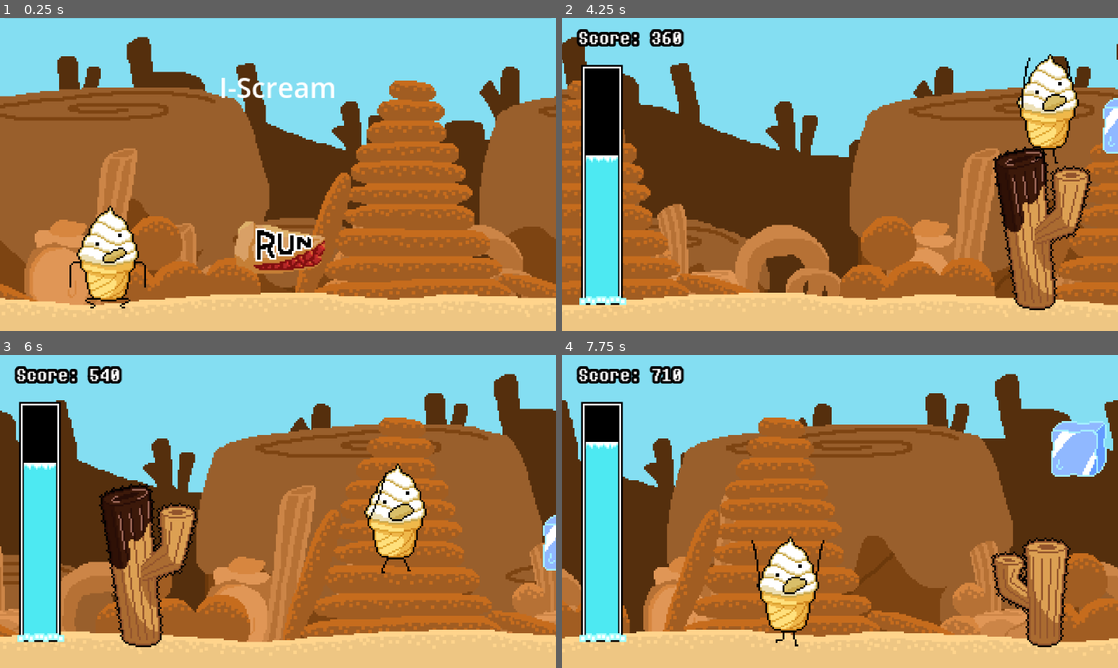
Above: before the commit, frames 1-4 (two rows, left to right).
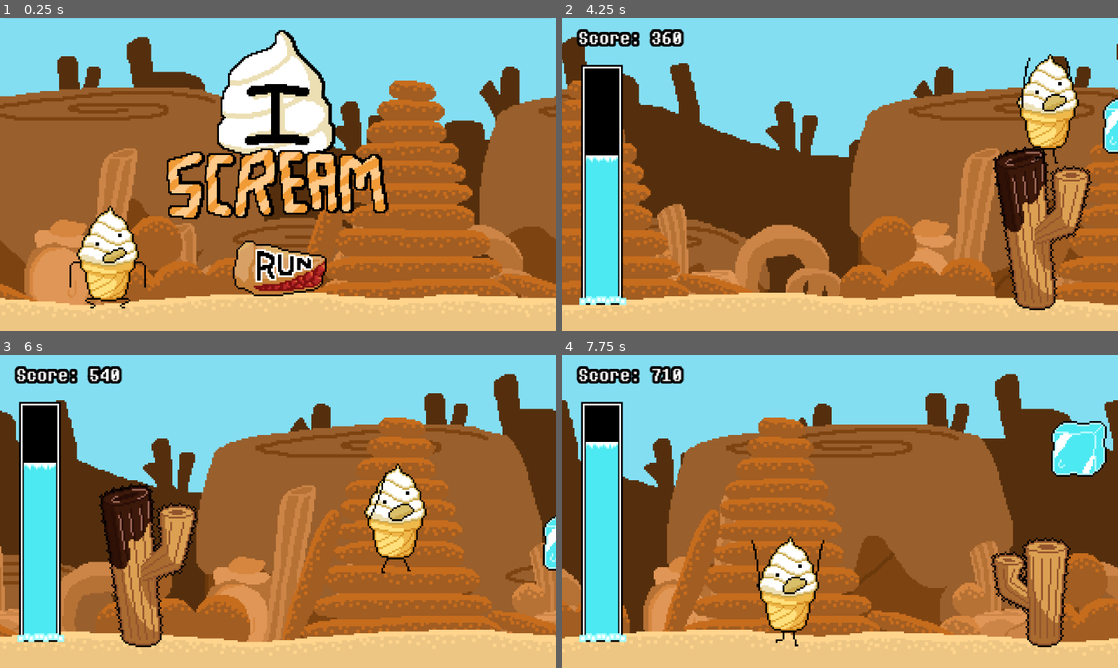
Above: after the commit, the same moments.

Repository: lyhottag13/i-scream
Game: Godot game, scene res://src/scenes/main_game.tscn
Two runs of this game, one before a commit and one after it. Both use one fixed random seed, a clock stepped at 60 frames per second and the inputs below.
Inputs (mouse positions are in pixels of both pictures, inside the frame that each line leads up to; where the layout moved, square brackets give the same spot in the first picture):
- Up to frame 1 (0.25 s): no input
- Up to frame 2 (4.25 s): click (840, 268) [840, 246] at 0.5 s; tap Enter at 1.25 s; move the mouse to (962, 158) at 1.27 s; hold D (move_right) 1.28-2.78 s; tap Space (jump) at 1.52, 2.27, 3.77 s; move the mouse to (728, 190) at 2.02 s; move the mouse to (895, 105) at 2.77 s; hold A (move_left) 2.78-3.53 s; move the mouse to (812, 237) at 3.52 s; hold D (move_right) from 3.53 s (still down)
- Up to frame 3 (6 s): move the mouse to (444, 558) at 4.27 s; tap Space (jump) at 4.52, 5.27 s; move the mouse to (111, 464) at 5.02 s; release D (move_right) at 5.03 s; hold A (move_left) 5.03-5.78 s; move the mouse to (305, 511) at 5.77 s; hold D (move_right) from 5.78 s (still down)
- Up to frame 4 (7.75 s): move the mouse to (756, 433) at 6.52 s; release D (move_right) at 6.53 s; hold A (move_left) from 6.53 s (still down); tap Space (jump) at 6.77, 7.52 s; move the mouse to (962, 495) at 7.27 s

The runs differ from the first frame. In frame 1, 15% of the frame differs, in the area x 29-70%, y 3-89%; in frame 2, 0.4%; in frame 3, 0.3%; in frame 4, 1.5%.

Commit message:
Updated sprites and added button tweens

Diff:
--- a/src/scenes/game_over.tscn
+++ b/src/scenes/game_over.tscn
@@ -58,8 +58,10 @@
 offset_bottom = -28.0
 grow_horizontal = 2
 grow_vertical = 0
+pivot_offset_ratio = Vector2(0.5, 0.5)
 texture_normal = ExtResource("3_w4mf3")
 texture_hover = ExtResource("4_bmgmc")
 
 [connection signal="mouse_entered" from="TextureButton" to="." method="_on_texture_button_mouse_entered"]
+[connection signal="mouse_exited" from="TextureButton" to="." method="_on_texture_button_mouse_exited"]
 [connection signal="pressed" from="TextureButton" to="." method="_on_button_pressed"]
--- a/src/scenes/main_menu.tscn
+++ b/src/scenes/main_menu.tscn
@@ -3,6 +3,7 @@
 [ext_resource type="Script" uid="uid://ctk1novde5cc8" path="res://src/scripts/main_menu.gd" id="1_rm437"]
 [ext_resource type="Texture2D" uid="uid://dvix4puwxljrk" path="res://resources/run_button.png" id="2_rkeyg"]
 [ext_resource type="Texture2D" uid="uid://bhoasl4jcpxdn" path="res://resources/run_hover.png" id="3_iaawh"]
+[ext_resource type="Texture2D" uid="uid://cfvsy8abjuqlx" path="res://resources/logo.png" id="4_iaawh"]
 
 [node name="MainMenu" type="Control" unique_id=1559335009]
 layout_mode = 3
@@ -13,18 +14,6 @@
 grow_vertical = 2
 script = ExtResource("1_rm437")
 
-[node name="Title" type="Label" parent="." unique_id=1214807601]
-layout_mode = 1
-anchors_preset = 5
-anchor_left = 0.5
-anchor_right = 0.5
-offset_left = -34.0
-offset_top = 28.0
-offset_right = 34.0
-offset_bottom = 51.0
-grow_horizontal = 2
-text = "I-Scream"
-
 [node name="Button" type="TextureButton" parent="." unique_id=657027009]
 layout_mode = 1
 anchors_preset = 7
@@ -33,9 +22,9 @@
 anchor_right = 0.5
 anchor_bottom = 1.0
 offset_left = -32.0
-offset_top = -64.0
+offset_top = -52.0
 offset_right = 32.0
-offset_bottom = -32.0
+offset_bottom = -20.0
 grow_horizontal = 2
 grow_vertical = 0
 pivot_offset_ratio = Vector2(0.5, 0.5)
@@ -44,5 +33,19 @@
 texture_normal = ExtResource("2_rkeyg")
 texture_hover = ExtResource("3_iaawh")
 
+[node name="TextureRect" type="TextureRect" parent="." unique_id=58766896]
+layout_mode = 1
+anchors_preset = 5
+anchor_left = 0.5
+anchor_right = 0.5
+offset_left = -64.0
+offset_top = 2.0
+offset_right = 64.0
+offset_bottom = 130.0
+grow_horizontal = 2
+pivot_offset_ratio = Vector2(0.5, 0.5)
+texture = ExtResource("4_iaawh")
+
 [connection signal="mouse_entered" from="Button" to="." method="_on_button_mouse_entered"]
+[connection signal="mouse_exited" from="Button" to="." method="_on_button_mouse_exited"]
 [connection signal="pressed" from="Button" to="." method="_on_button_pressed"]
--- a/src/scripts/game_over.gd
+++ b/src/scripts/game_over.gd
@@ -4,6 +4,7 @@
 signal retry
 
 @onready var score_text: Label = $ScoreText
+@onready var texture_button: TextureButton = $TextureButton
 
 func _on_button_pressed() -> void:
 	retry.emit()
@@ -15,3 +16,8 @@
 
 func _on_texture_button_mouse_entered() -> void:
 	AudioManager.play("chomp")
+	create_tween().set_ease(Tween.EASE_OUT).set_trans(Tween.TRANS_ELASTIC).tween_property(texture_button, "scale", Vector2(1.2, 1.2), 0.5)
+
+
+func _on_texture_button_mouse_exited() -> void:
+	create_tween().set_ease(Tween.EASE_OUT).set_trans(Tween.TRANS_ELASTIC).tween_property(texture_button, "scale", Vector2(1, 1), 0.5)
--- a/src/scripts/main_game.gd
+++ b/src/scripts/main_game.gd
@@ -25,11 +25,12 @@
 
 
 func _unhandled_input(event: InputEvent) -> void:
-	if event is InputEventKey and DisplayServer.window_get_mode() != DisplayServer.WINDOW_MODE_FULLSCREEN:
-		DisplayServer.window_set_mode(DisplayServer.WINDOW_MODE_FULLSCREEN)
+	if event is InputEventKey and DisplayServer.window_get_mode() != DisplayServer.WINDOW_MODE_EXCLUSIVE_FULLSCREEN:
+		DisplayServer.window_set_mode(DisplayServer.WINDOW_MODE_EXCLUSIVE_FULLSCREEN)
 
 
 func _ready() -> void:
+	DisplayServer.window_set_mode(DisplayServer.WINDOW_MODE_EXCLUSIVE_FULLSCREEN)
 	background_music.stream = CALM_MUSIC
 	background_music.play()
 
--- a/src/scripts/main_menu.gd
+++ b/src/scripts/main_menu.gd
@@ -2,6 +2,13 @@
 extends Control
 
 signal start_game
+
+@onready var texture_rect: TextureRect = $TextureRect
+@onready var button: TextureButton = $Button
+
+func _ready() -> void:
+	_rotate_endlessly()
+
 
 func _on_button_pressed() -> void:
 	start_game.emit()
@@ -9,3 +16,16 @@
 
 func _on_button_mouse_entered() -> void:
 	AudioManager.play("chomp")
+	create_tween().set_ease(Tween.EASE_OUT).set_trans(Tween.TRANS_ELASTIC).tween_property(button, "scale", Vector2(1.2, 1.2), 0.5)
+
+
+func _on_button_mouse_exited() -> void:
+	create_tween().set_ease(Tween.EASE_OUT).set_trans(Tween.TRANS_ELASTIC).tween_property(button, "scale", Vector2(1, 1), 0.5)
+
+
+func _rotate_endlessly() -> void:
+	var rotate = create_tween()
+	rotate.set_trans(Tween.TRANS_SINE).set_ease(Tween.EASE_IN_OUT)
+	rotate.tween_property(texture_rect, "rotation_degrees", 2, 1)
+	await rotate.tween_property(texture_rect, "rotation_degrees", -2, 1).finished
+	_rotate_endlessly()
Binary file changed: resources/ice_cube.png
Binary file added: resources/logo.png
Not shown, added: resources/logo.png.import
Binary file changed: resources/run_button.png
Binary file changed: resources/run_hover.png
Not shown, changed: docs/index.html
Not shown, changed: docs/index.pck
